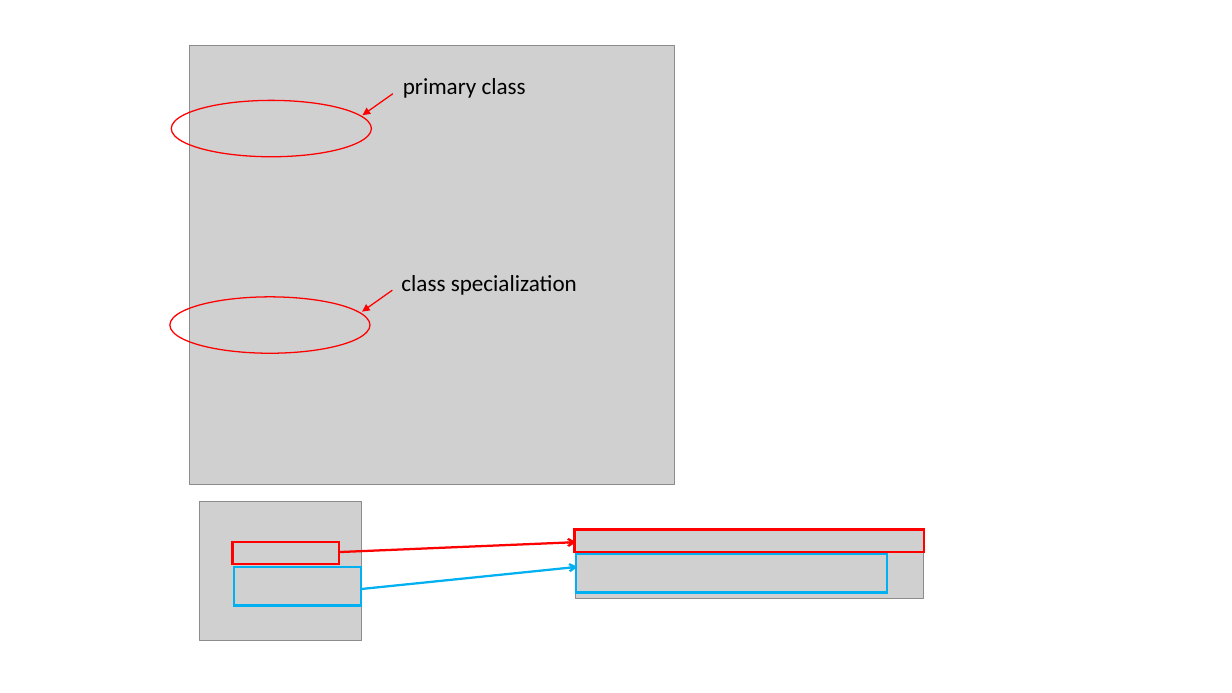
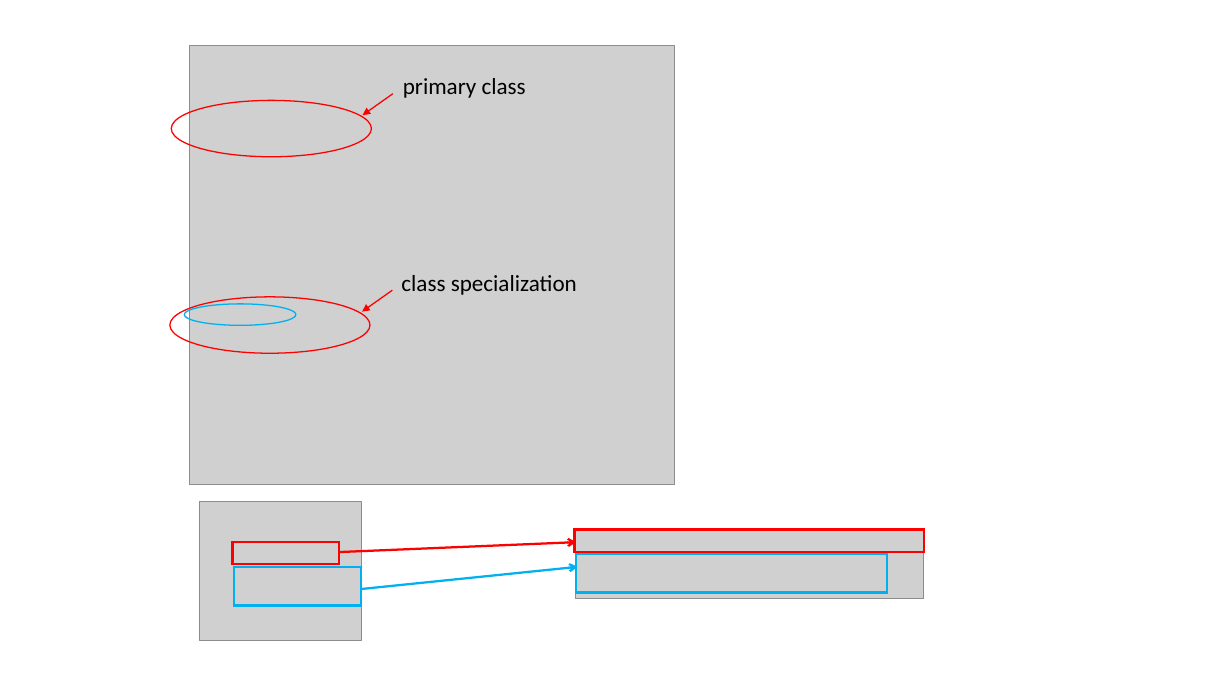
Before and after one commit to ShiqiYu/CPP, a slide deck: slide 16 of week13/Lab13.pptx (slide 28 before the commit). Drawn at 1232x693 pixels with LibreOffice and Linux fonts; fonts in the diff are those of the drawing; grey boxes stand for pictures; background and template pictures are left out. Boxes give left, top, right and bottom in pixels: in the first picture for what was removed or moved away, otherwise in the second. Text is boxed around its words. In the diff, an @@ line names an element or a change of style, - is before the commit and + after.

```diff
--- a/week13/Lab13.pptx
+++ b/week13/Lab13.pptx
@@ ellipse added at box(185, 304, 297, 325), outline #00B0F0 1 pt @@
```
Also in this commit, not shown: 9 other slides changed, 3 slides added, 14 slides removed, 3 other files.
